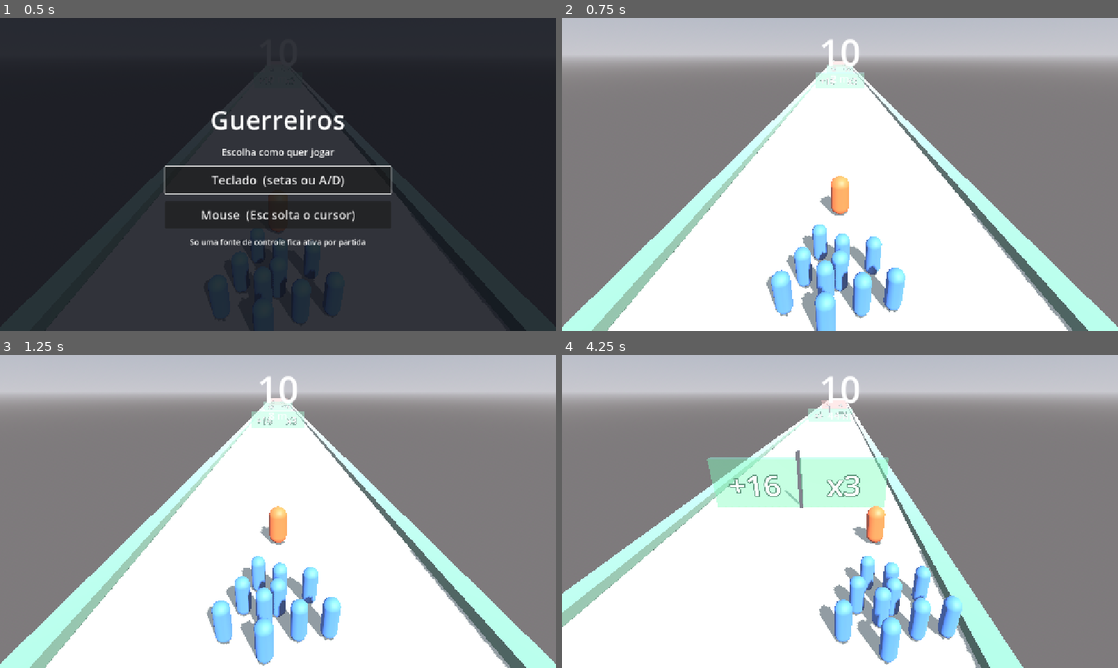
Above: before the commit, frames 1-4 (two rows, left to right).
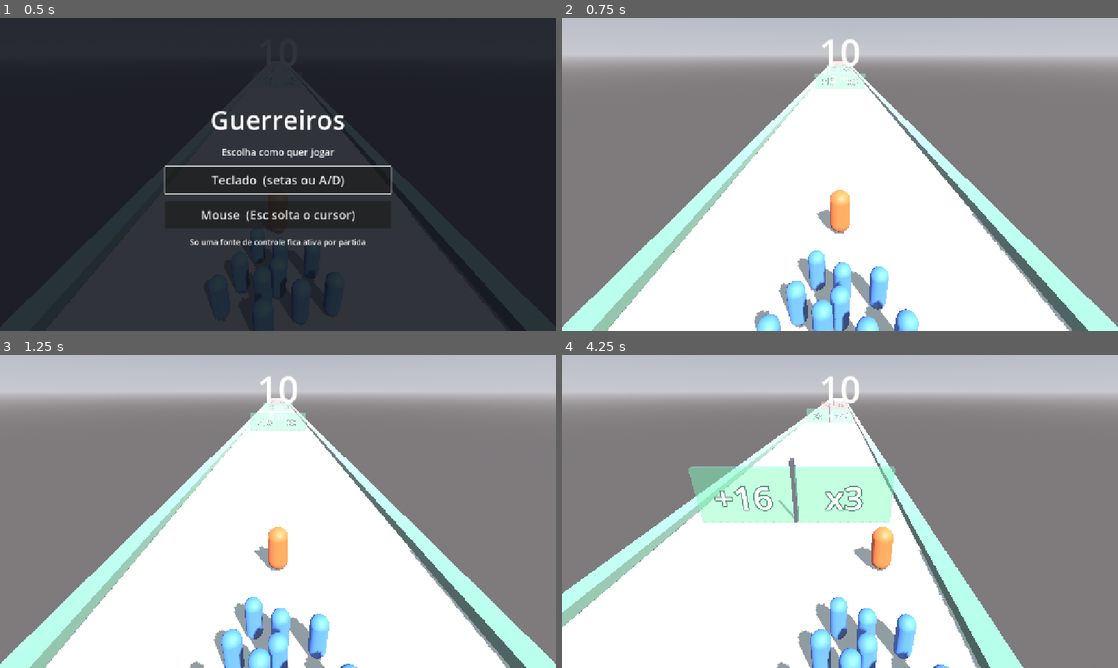
Above: after the commit, the same moments.

Repository: 3runorocha/COMP381-Projeto
Game: Godot game, scene res://scenes/Main.tscn
The game is run twice, just before and just after one commit, with the same random seed, the same clock (stepped at 60 frames per second) and the same inputs.
Inputs (mouse positions are in pixels of both pictures, inside the frame that each line leads up to):
- Up to frame 1 (0.5 s): no input
- Up to frame 2 (0.75 s): click "Teclado (setas ou A/D)" at 0.5 s
- Up to frame 3 (1.25 s): no input
- Up to frame 4 (4.25 s): tap Enter (ui_accept) at 1.25, 1.52, 2.27, 3.77 s; move the mouse to (962, 495) at 1.27 s; hold Right (mover_direita) 1.28-2.03 s; click (962, 495) at 1.42 s; move the mouse to (728, 527) at 2.02 s; hold Left (mover_esquerda) 2.03-2.78 s; move the mouse to (895, 442) at 2.77 s; hold Right (mover_direita) from 2.78 s (still down); move the mouse to (812, 574) at 3.52 s; click (812, 574) at 3.67 s

Frame 1 is identical in both runs. In frame 2, 6.5% of the frame differs, in the area x 9-92%, y 13-100%; in frame 3, 6.5%; in frame 4, 11%, in the area x 0-76%, y 14-100%.

Commit message:
Camera sem atraso, cordao dentro da ponte, rampa dobrada
O jogador ia encolhendo rumo ao horizonte conforme o jogo acelerava.
Suavizacao de primeira ordem tem erro em regime permanente igual a
velocidade dividida pela constante: com suavidade 6, a camera ficava v/6
atras, ou seja 2 unidades a 12 de velocidade e 78 a 472. Sem teto de
velocidade isso nao tinha fim.

Em Z o avanco e constante, entao nao ha o que suavizar: a camera passa a
seguir exato em Z e suavizar apenas o lateral, que e onde a suavizacao
serve para alguma coisa. Medido: atraso zero em qualquer velocidade.

O cordao saia da ponte quando o lider ia para a beirada. O grupo inteiro
agora desliza para dentro nesse caso, com clamp por corpo como rede de
seguranca. Corpo mais afastado passou a 5.47 contra borda em 6.0.

Rampa de velocidade dobrada, de 0.55 para 1.1 por portao, a pedido.

Co-Authored-By: Claude Opus 5 <noreply@anthropic.com>

Diff:
--- a/scripts/camera_follow.gd
+++ b/scripts/camera_follow.gd
@@ -37,8 +37,19 @@
 
     # Suavizacao independente de framerate. Com um lerp cru por delta, a
     # camera fica mais dura em maquina rapida e mais mole em maquina lenta.
+    var desejada := _posicao_desejada()
+    # So o lateral e suavizado. Suavizacao de primeira ordem tem erro em
+    # regime permanente igual a velocidade dividida pela constante: com
+    # suavidade 6, a camera fica v/6 atras, ou seja 2 unidades a 12 de
+    # velocidade e 17 a 100. Sem teto de velocidade isso fazia o jogador ir
+    # encolhendo rumo ao horizonte. Em Z o avanco e constante, entao nao ha
+    # nada a suavizar: seguir exato mantem o enquadramento em qualquer
+    # velocidade.
     var peso := 1.0 - exp(-suavidade * delta)
-    global_position = global_position.lerp(_posicao_desejada(), peso)
+    global_position = Vector3(
+        lerpf(global_position.x, desejada.x, peso),
+        desejada.y,
+        desejada.z)
 
 
 ## Inclinacao unica, calculada uma vez, e nunca mais tocada.
--- a/scripts/crowd_manager.gd
+++ b/scripts/crowd_manager.gd
@@ -23,6 +23,9 @@
 @export var altura: float = 0.7
 ## Quao rapido os corpos perseguem sua vaga na formacao.
 @export var velocidade_seguir: float = 9.0
+## Ate onde o cordao pode chegar de lado. A ponte tem 12 de largura, entao
+## 5.7 deixa o corpo inteiro sobre ela.
+@export var meia_largura_util: float = 5.7
 
 var _lider: Node3D = null
 var _corpos: Array[Node3D] = []
@@ -108,8 +111,17 @@
     # Interpolada, pelo mesmo motivo da camera: ler a posicao crua faria o
     # cordao inteiro tremer junto com o enquadramento.
     var centro := _lider.get_global_transform_interpolated().origin
+
+    # O grupo inteiro desliza para dentro quando o lider vai para a beirada,
+    # em vez de deixar a metade de tras cair da ponte. O clamp por corpo, logo
+    # abaixo, e so a rede de seguranca para o caso de a formacao ser mais larga
+    # que a propria pista.
+    var raio_maximo := _espalhamento * sqrt(float(MAX_VISIVEL - 1))
+    var folga := maxf(meia_largura_util - raio_maximo, 0.0)
+    var centro_x := clampf(centro.x, -folga, folga)
+
     return Vector3(
-        centro.x + cos(angulo) * raio,
+        clampf(centro_x + cos(angulo) * raio, -meia_largura_util, meia_largura_util),
         altura,
         centro.z + sin(angulo) * raio + recuo
     )
--- a/scripts/player_controller.gd
+++ b/scripts/player_controller.gd
@@ -24,7 +24,7 @@
 ## velocidade escala para sempre.
 @export var velocidade_maxima: float = 0.0
 ## Quanto a velocidade sobe a cada portao atravessado.
-@export var ganho_por_portao: float = 0.55
+@export var ganho_por_portao: float = 1.1
 ## Velocidade maxima do deslocamento lateral.
 @export var velocidade_lateral: float = 10.0
 ## Metade da largura util da pista. O alvo lateral nunca passa disso.
